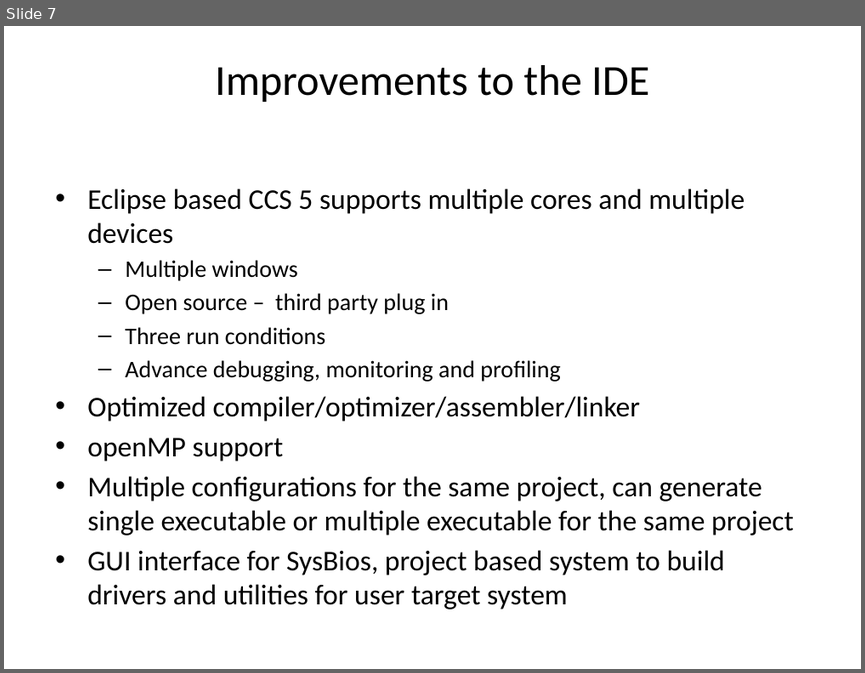
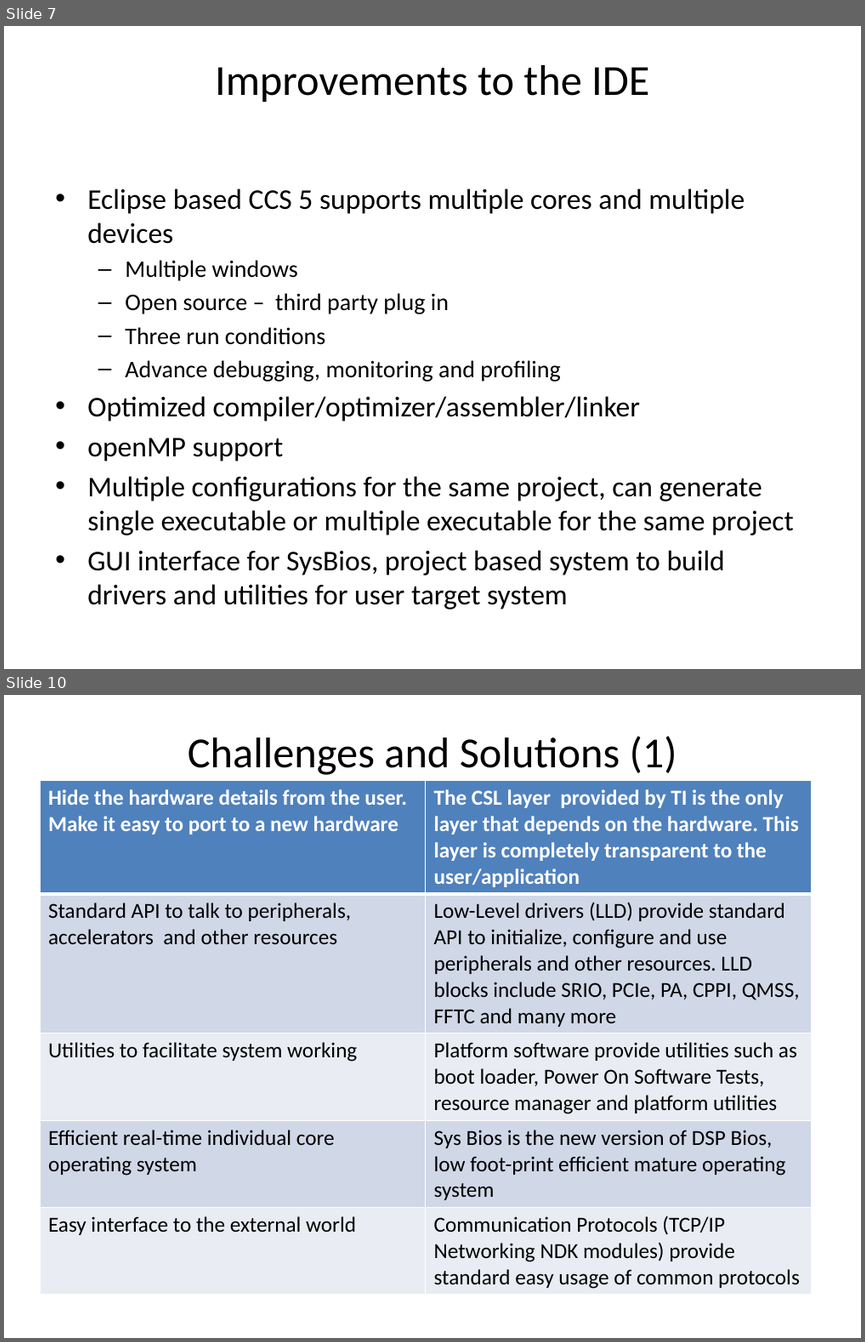
Before and after one commit to hari1989/keystone-workshop, a slide deck: preliminary/Introduction to KeyStone Software ECO.pptx. Shown one above the other, each under a label of ours: slide 7 before the commit, slides 7 and 10 after it; the slides between them are not shown. The pictures are 865x673 and 865x1342 pixels, drawn with LibreOffice and Linux fonts; fonts in the diff are those of the drawing. Boxes give left, top, right and bottom in pixels: in the first picture for what was removed or moved away, otherwise in the second. Text is boxed around its words. In the diff, an @@ line names an element or a change of style, - is before the commit and + after.

```diff
--- a/preliminary/Introduction to KeyStone Software ECO.pptx
+++ b/preliminary/Introduction to KeyStone Software ECO.pptx
@@ slide 10 added at <box>4,695,861,1338</box>, background #FFFFFF @@
@@ title added at <box>188,736,677,775</box>, 36 pt, text #000000 @@
+Challenges and Solutions (1)
@@ table added at <box>40,781,812,1292</box>, 5 rows, 2 columns @@
+Hide the hardware details from the user. Make it easy to port to a new hardware | The CSL layer provided by TI is the only layer that depends on the hardware. This layer is completely transparent to the user/application
+Standard API to talk to peripherals, accelerators and other resources | Low-Level drivers (LLD) provide standard API to initialize, configure and use peripherals and other resources. LLD blocks include SRIO, PCIe, PA, CPPI, QMSS, FFTC and many more
+Utilities to facilitate system working | Platform software provide utilities such as boot loader, Power On Software Tests, resource manager and platform utilities
+Efficient real-time individual core operating system | Sys Bios is the new version of DSP Bios, low foot-print efficient mature operating system
+Easy interface to the external world | Communication Protocols (TCP/IP Networking NDK modules) provide standard easy usage of common protocols
```
Also in this commit, not shown: 1 slide changed, 10 other slides added, 1 slide removed.
